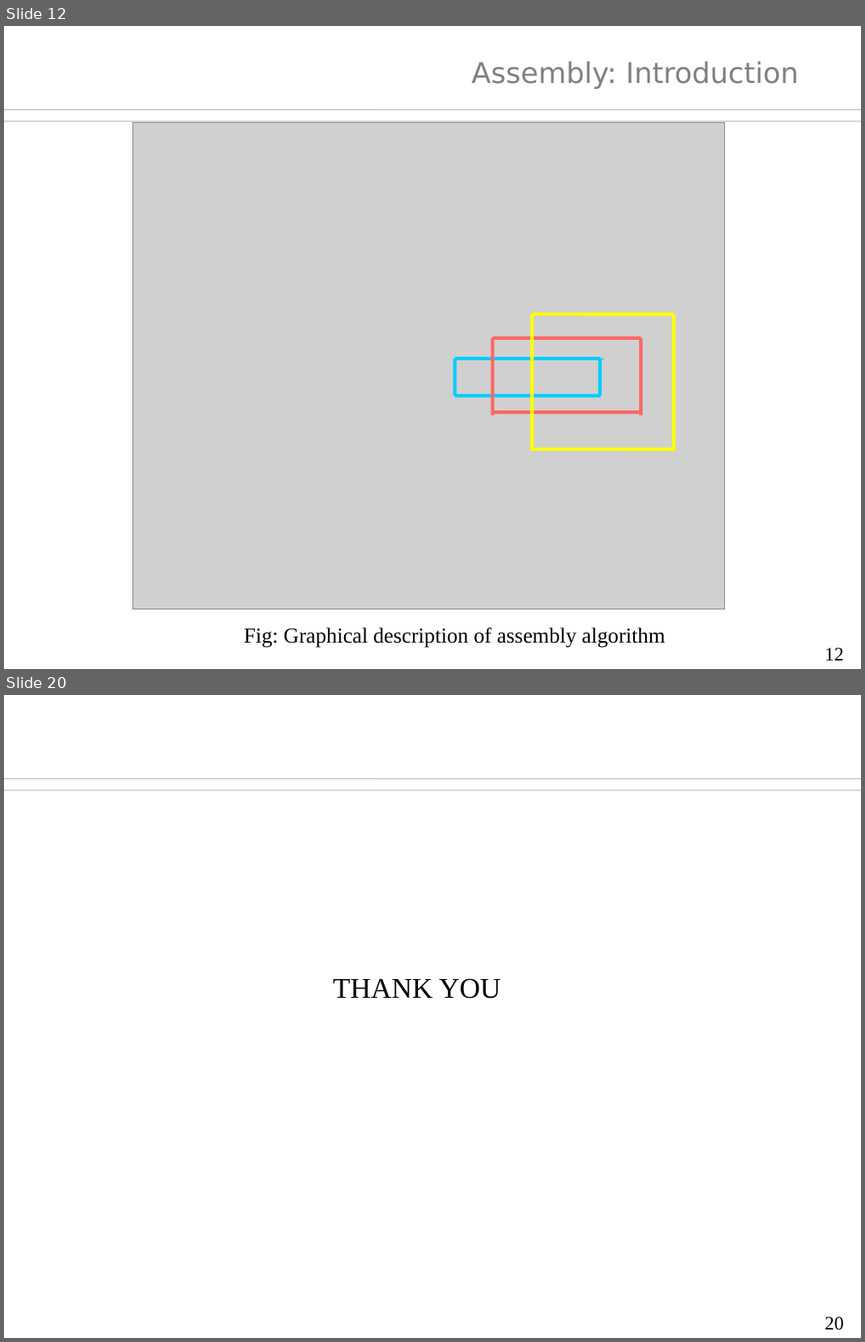
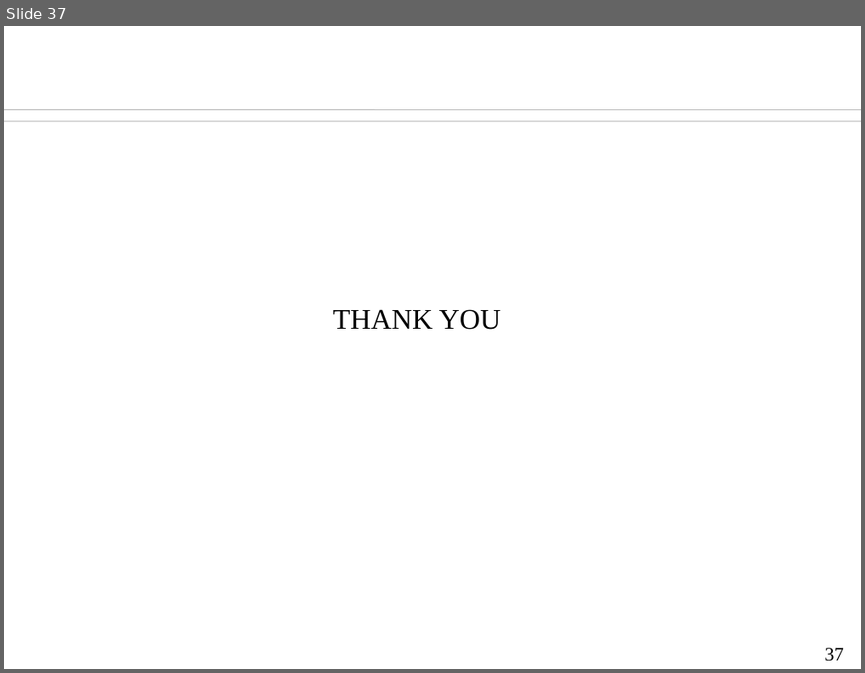
Before and after one commit to sh-ankur/parallel-inchworm, a slide deck: thesis/thesis-ppt.odp. Shown one above the other, each under a label of ours: slides 12 and 20 before the commit, slide 37 after it; the slides between them are not shown. The pictures are 865x1342 and 865x673 pixels, drawn with LibreOffice and Linux fonts; fonts in the diff are those of the drawing; grey boxes stand for pictures; background and template pictures are left out. Boxes give left, top, right and bottom in pixels: in the first picture for what was removed or moved away, otherwise in the second. Text is boxed around its words. In the diff, an @@ line names an element or a change of style, - is before the commit and + after.

```diff
--- a/thesis/thesis-ppt.odp
+++ b/thesis/thesis-ppt.odp
@@ slide 12 removed at (x1=4, y1=26, x2=861, y2=669), background #FFFFFF; not listed: 2 template elements that a slide beside it also shows @@
@@ title removed at (x1=472, y1=61, x2=798, y2=89) @@
-Assembly: Introduction
@@ picture removed at (x1=132, y1=122, x2=725, y2=608) @@
@@ line removed from (532, 314) to (532, 451) @@
@@ line removed from (532, 314) to (673, 314) @@
@@ line removed from (673, 314) to (673, 451) @@
@@ line removed from (493, 338) to (493, 415) @@
@@ line removed from (493, 338) to (641, 338) @@
@@ line removed from (641, 338) to (641, 415) @@
@@ line removed from (454, 358) to (601, 358) @@
@@ line removed from (454, 395) to (454, 358) @@
@@ line removed from (458, 358) to (604, 358) @@
@@ line removed from (600, 395) to (600, 358) @@
@@ line removed from (454, 395) to (601, 395) @@
@@ line removed from (493, 413) to (641, 413) @@
@@ line removed from (532, 449) to (673, 449) @@
@@ text removed at (x1=244, y1=627, x2=665, y2=647) @@
-Fig: Graphical description of assembly algorithm
@@ page number removed at (x1=824, y1=647, x2=843, y2=660) @@
-12
@@ what was slide 20 is now slide 37 @@
@@ page number at (x1=824, y1=647, x2=843, y2=661): text changed @@
-20
+37
```
Also in this commit, not shown: 15 slides changed, 17 slides added, 6 other slides removed, 23 other files.
